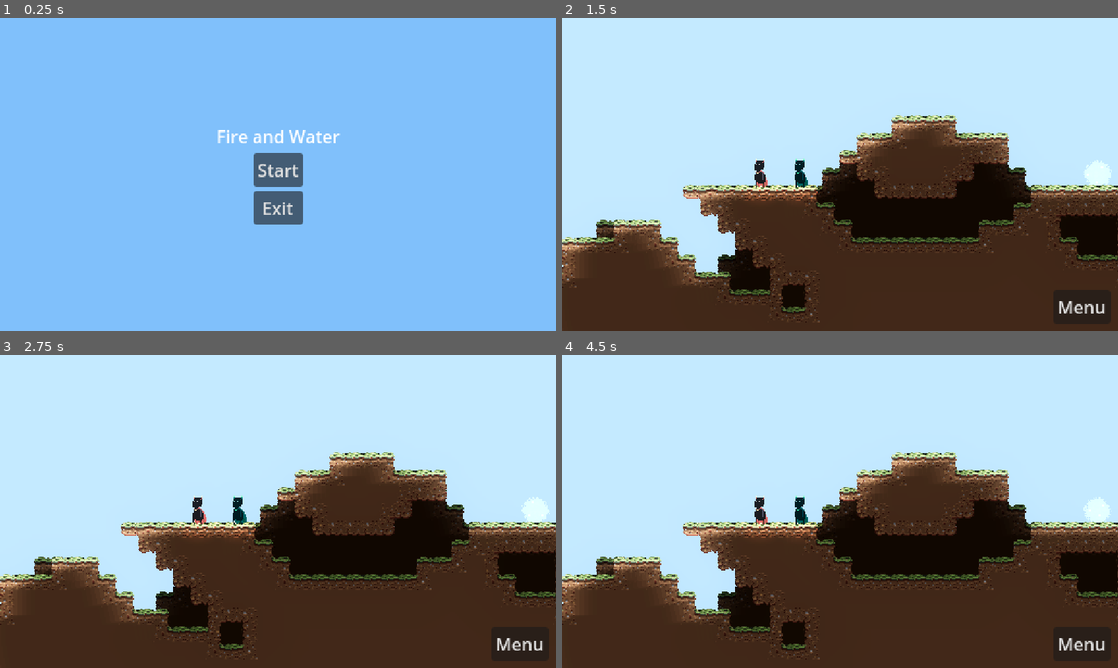
Above: before the commit, frames 1-4 (two rows, left to right).
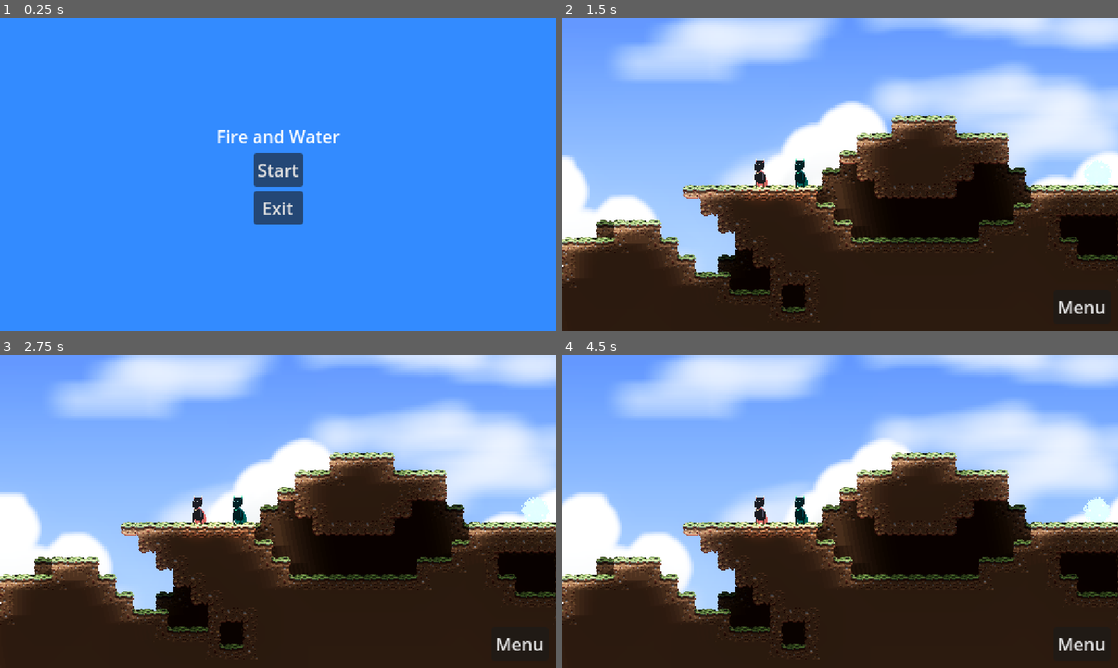
Above: after the commit, the same moments.

Repository: JohannesKoenig/fire-and-water
Game: Godot game, scene res://scenes/menu/main_menu.tscn
The game is run twice, just before and just after one commit, with the same random seed, the same clock (stepped at 60 frames per second) and the same inputs.
Inputs:
- Up to frame 1 (0.25 s): no input
- Up to frame 2 (1.5 s): click "Start" at 0.5 s
- Up to frame 3 (2.75 s): no input
- Up to frame 4 (4.5 s): click "Menu" at 2.75 s; click "Continue" at 3.5 s

The runs differ from the first frame. In frame 1, 100% of the frame differs, in the area x 0-100%, y 0-100%; in frame 2, 42%; in frame 3, 42%; in frame 4, 42%.

Commit message:
add parallax background

Diff:
--- a/game/project.godot
+++ b/game/project.godot
@@ -75,4 +75,4 @@
 [rendering]
 
 textures/canvas_textures/default_texture_filter=0
-environment/defaults/default_clear_color=Color(0.501961, 0.752941, 0.984314, 1)
+environment/defaults/default_clear_color=Color(0.2, 0.545098, 1, 1)
--- a/game/resources/tile_map_no_collision.tres
+++ b/game/resources/tile_map_no_collision.tres
@@ -1,112 +1,7 @@
-[gd_resource type="TileSet" load_steps=42 format=3 uid="uid://fwwvv2ohyb2n"]
+[gd_resource type="TileSet" load_steps=5 format=3 uid="uid://fwwvv2ohyb2n"]
 
 [ext_resource type="Texture2D" uid="uid://htcw5thwwq15" path="res://assets/tilesets/tileset_test.png" id="1_dxdfd"]
 [ext_resource type="Texture2D" uid="uid://b5ej2fpqmet1i" path="res://assets/tilesets/tileset_test_normal.png" id="2_1wd5r"]
-
-[sub_resource type="OccluderPolygon2D" id="OccluderPolygon2D_gejqx"]
-
-[sub_resource type="OccluderPolygon2D" id="OccluderPolygon2D_nqlfx"]
-
-[sub_resource type="OccluderPolygon2D" id="OccluderPolygon2D_h5boj"]
-polygon = PackedVector2Array(8, -8, 2.66667, -8, 2.66667, 8, 8, 8)
-
-[sub_resource type="OccluderPolygon2D" id="OccluderPolygon2D_0vfbn"]
-polygon = PackedVector2Array(8, -8, 8, -2.66667, -8, -2.66667, -8, -8)
-
-[sub_resource type="OccluderPolygon2D" id="OccluderPolygon2D_orjja"]
-polygon = PackedVector2Array(8, 8, 2.66667, 8, 2.66667, -8, 8, -8)
-
-[sub_resource type="OccluderPolygon2D" id="OccluderPolygon2D_mhkq8"]
-polygon = PackedVector2Array(8, 8, 8, 2.66667, -8, 2.66667, -8, 8)
-
-[sub_resource type="OccluderPolygon2D" id="OccluderPolygon2D_fyf5f"]
-
-[sub_resource type="OccluderPolygon2D" id="OccluderPolygon2D_tltln"]
-
-[sub_resource type="OccluderPolygon2D" id="OccluderPolygon2D_f0ky3"]
-polygon = PackedVector2Array(-8, -8, -2.66667, -8, -2.66667, 8, -8, 8)
-
-[sub_resource type="OccluderPolygon2D" id="OccluderPolygon2D_qab2u"]
-polygon = PackedVector2Array(8, 8, 8, 2.66667, -8, 2.66667, -8, 8)
-
-[sub_resource type="OccluderPolygon2D" id="OccluderPolygon2D_8fhbb"]
-polygon = PackedVector2Array(-8, 8, -2.66667, 8, -2.66667, -8, -8, -8)
-
-[sub_resource type="OccluderPolygon2D" id="OccluderPolygon2D_gxv36"]
-polygon = PackedVector2Array(8, -8, 8, -2.66667, -8, -2.66667, -8, -8)
-
-[sub_resource type="OccluderPolygon2D" id="OccluderPolygon2D_cnis8"]
-
-[sub_resource type="OccluderPolygon2D" id="OccluderPolygon2D_in8qq"]
-
-[sub_resource type="OccluderPolygon2D" id="OccluderPolygon2D_ahtop"]
-polygon = PackedVector2Array(2.66667, 8, 8, 8, 8, -8, -8, -8, -8, -2.66667, 2.66667, -2.66667)
-
-[sub_resource type="OccluderPolygon2D" id="OccluderPolygon2D_efysw"]
-polygon = PackedVector2Array(2.66667, -8, 8, -8, 8, 8, -8, 8, -8, 2.66667, 2.66667, 2.66667)
-
-[sub_resource type="OccluderPolygon2D" id="OccluderPolygon2D_iokaf"]
-polygon = PackedVector2Array(8, 8, 8, 2.66667, -2.66667, -8, -8, -8, -8, -2.66667, 2.66667, 8)
-
-[sub_resource type="OccluderPolygon2D" id="OccluderPolygon2D_3vyqf"]
-polygon = PackedVector2Array(-8, 8, -8, 2.66667, 2.66667, -8, 8, -8, 8, -2.66667, -2.66667, 8)
-
-[sub_resource type="OccluderPolygon2D" id="OccluderPolygon2D_y5ttn"]
-polygon = PackedVector2Array(-2.66667, 8, -8, 8, -8, -8, 8, -8, 8, -2.66667, -2.66667, -2.66667)
-
-[sub_resource type="OccluderPolygon2D" id="OccluderPolygon2D_efvor"]
-polygon = PackedVector2Array(-2.66667, -8, -8, -8, -8, 8, 8, 8, 8, 2.66667, -2.66667, 2.66667)
-
-[sub_resource type="OccluderPolygon2D" id="OccluderPolygon2D_u3lsh"]
-polygon = PackedVector2Array(-8, -8, 8, -8, 8, 8, -8, 8)
-
-[sub_resource type="OccluderPolygon2D" id="OccluderPolygon2D_of8kj"]
-polygon = PackedVector2Array(8, 2.66667, 2.66667, 2.66667, 2.66667, 8, 8, 8)
-
-[sub_resource type="OccluderPolygon2D" id="OccluderPolygon2D_ig2s8"]
-polygon = PackedVector2Array(8, -2.66667, 2.66667, -2.66667, 2.66667, -8, 8, -8)
-
-[sub_resource type="OccluderPolygon2D" id="OccluderPolygon2D_8ncy2"]
-polygon = PackedVector2Array(-8, 2.66667, -2.66667, 2.66667, -2.66667, 8, -8, 8)
-
-[sub_resource type="OccluderPolygon2D" id="OccluderPolygon2D_uyj1k"]
-polygon = PackedVector2Array(-8, -2.66667, -2.66667, -2.66667, -2.66667, -8, -8, -8)
-
-[sub_resource type="OccluderPolygon2D" id="OccluderPolygon2D_ufs4p"]
-polygon = PackedVector2Array(8, 2.66667, 2.66667, 2.66667, 2.66667, 8, 8, 8)
-
-[sub_resource type="OccluderPolygon2D" id="OccluderPolygon2D_pybap"]
-polygon = PackedVector2Array(8, -2.66667, 2.66667, -2.66667, 2.66667, -8, 8, -8)
-
-[sub_resource type="OccluderPolygon2D" id="OccluderPolygon2D_08x3g"]
-polygon = PackedVector2Array(-8, 2.66667, -2.66667, 2.66667, -2.66667, 8, -8, 8)
-
-[sub_resource type="OccluderPolygon2D" id="OccluderPolygon2D_8fg04"]
-polygon = PackedVector2Array(-8, -2.66667, -2.66667, -2.66667, -2.66667, -8, -8, -8)
-
-[sub_resource type="OccluderPolygon2D" id="OccluderPolygon2D_205ww"]
-polygon = PackedVector2Array(8, 2.66667, 2.66667, 2.66667, 2.66667, 8, 8, 8)
-
-[sub_resource type="OccluderPolygon2D" id="OccluderPolygon2D_62x3t"]
-polygon = PackedVector2Array(8, -2.66667, 2.66667, -2.66667, 2.66667, -8, 8, -8)
-
-[sub_resource type="OccluderPolygon2D" id="OccluderPolygon2D_sddqj"]
-polygon = PackedVector2Array(8, 2.66667, 2.66667, 2.66667, 2.66667, 8, 8, 8)
-
-[sub_resource type="OccluderPolygon2D" id="OccluderPolygon2D_cpk25"]
-polygon = PackedVector2Array(8, -2.66667, 2.66667, -2.66667, 2.66667, -8, 8, -8)
-
-[sub_resource type="OccluderPolygon2D" id="OccluderPolygon2D_13o2a"]
-polygon = PackedVector2Array(-8, 2.66667, -2.66667, 2.66667, -2.66667, 8, -8, 8)
-
-[sub_resource type="OccluderPolygon2D" id="OccluderPolygon2D_x2qc2"]
-polygon = PackedVector2Array(-8, -2.66667, -2.66667, -2.66667, -2.66667, -8, -8, -8)
-
-[sub_resource type="OccluderPolygon2D" id="OccluderPolygon2D_01qdj"]
-polygon = PackedVector2Array(-8, 2.66667, -2.66667, 2.66667, -2.66667, 8, -8, 8)
-
-[sub_resource type="OccluderPolygon2D" id="OccluderPolygon2D_6ufss"]
-polygon = PackedVector2Array(-8, -2.66667, -2.66667, -2.66667, -2.66667, -8, -8, -8)
 
 [sub_resource type="CanvasTexture" id="CanvasTexture_c4gpb"]
 diffuse_texture = ExtResource("1_dxdfd")
@@ -117,7 +12,6 @@
 0:0/0 = 0
 0:0/0/terrain_set = 0
 0:0/0/terrain = 0
-0:0/0/occlusion_layer_0/polygon = SubResource("OccluderPolygon2D_gejqx")
 0:0/0/physics_layer_0/linear_velocity = Vector2(0, 0)
 0:0/0/physics_layer_0/angular_velocity = 0.0
 0:0/0/physics_layer_0/polygon_0/points = PackedVector2Array(-4, -4, 8, -4, 8, 4, 4, 4, 4, 8, -4, 8)
@@ -126,7 +20,6 @@
 1:0/0 = 0
 1:0/0/terrain_set = 0
 1:0/0/terrain = 0
-1:0/0/occlusion_layer_0/polygon = SubResource("OccluderPolygon2D_fyf5f")
 1:0/0/physics_layer_0/linear_velocity = Vector2(0, 0)
 1:0/0/physics_layer_0/angular_velocity = 0.0
 1:0/0/physics_layer_0/polygon_0/points = PackedVector2Array(4, -4, -8, -4, -8, 4, -4, 4, -4, 8, 4, 8)
@@ -177,7 +70,6 @@
 8:0/0 = 0
 8:0/0/terrain_set = 0
 8:0/0/terrain = 0
-8:0/0/occlusion_layer_0/polygon = SubResource("OccluderPolygon2D_205ww")
 8:0/0/physics_layer_0/linear_velocity = Vector2(0, 0)
 8:0/0/physics_layer_0/angular_velocity = 0.0
 8:0/0/physics_layer_0/polygon_0/points = PackedVector2Array(-4, -4, 8, -4, 8, 8, -4, 8)
@@ -187,7 +79,6 @@
 9:0/0 = 0
 9:0/0/terrain_set = 0
 9:0/0/terrain = 0
-9:0/0/occlusion_layer_0/polygon = SubResource("OccluderPolygon2D_13o2a")
 9:0/0/physics_layer_0/linear_velocity = Vector2(0, 0)
 9:0/0/physics_layer_0/angular_velocity = 0.0
 9:0/0/physics_layer_0/polygon_0/points = PackedVector2Array(4, -4, -8, -4, -8, 8, 4, 8)
@@ -197,7 +88,6 @@
 0:1/0 = 0
 0:1/0/terrain_set = 0
 0:1/0/terrain = 0
-0:1/0/occlusion_layer_0/polygon = SubResource("OccluderPolygon2D_nqlfx")
 0:1/0/physics_layer_0/linear_velocity = Vector2(0, 0)
 0:1/0/physics_layer_0/angular_velocity = 0.0
 0:1/0/physics_layer_0/polygon_0/points = PackedVector2Array(-4, 4, 8, 4, 8, -4, 4, -4, 4, -8, -4, -8)
@@ -206,7 +96,6 @@
 1:1/0 = 0
 1:1/0/terrain_set = 0
 1:1/0/terrain = 0
-1:1/0/occlusion_layer_0/polygon = SubResource("OccluderPolygon2D_tltln")
 1:1/0/physics_layer_0/linear_velocity = Vector2(0, 0)
 1:1/0/physics_layer_0/angular_velocity = 0.0
 1:1/0/physics_layer_0/polygon_0/points = PackedVector2Array(4, 4, -8, 4, -8, -4, -4, -4, -4, -8, 4, -8)
@@ -215,7 +104,6 @@
 2:1/0 = 0
 2:1/0/terrain_set = 0
 2:1/0/terrain = 0
-2:1/0/occlusion_layer_0/polygon = SubResource("OccluderPolygon2D_in8qq")
 2:1/0/physics_layer_0/linear_velocity = Vector2(0, 0)
 2:1/0/physics_layer_0/angular_velocity = 0.0
 2:1/0/physics_layer_0/polygon_0/points = PackedVector2Array(4, -8, 4, 8, -4, 8, -4, -8)
@@ -262,7 +150,6 @@
 8:1/0 = 0
 8:1/0/terrain_set = 0
 8:1/0/terrain = 0
-8:1/0/occlusion_layer_0/polygon = SubResource("OccluderPolygon2D_62x3t")
 8:1/0/physics_layer_0/linear_velocity = Vector2(0, 0)
 8:1/0/physics_layer_0/angular_velocity = 0.0
 8:1/0/physics_layer_0/polygon_0/points = PackedVector2Array(-4, 4, 8, 4, 8, -8, -4, -8)
@@ -272,7 +159,6 @@
 9:1/0 = 0
 9:1/0/terrain_set = 0
 9:1/0/terrain = 0
-9:1/0/occlusion_layer_0/polygon = SubResource("OccluderPolygon2D_x2qc2")
 9:1/0/physics_layer_0/linear_velocity = Vector2(0, 0)
 9:1/0/physics_layer_0/angular_velocity = 0.0
 9:1/0/physics_layer_0/polygon_0/points = PackedVector2Array(4, 4, -8, 4, -8, -8, 4, -8)
@@ -282,7 +168,6 @@
 0:2/0 = 0
 0:2/0/terrain_set = 0
 0:2/0/terrain = 0
-0:2/0/occlusion_layer_0/polygon = SubResource("OccluderPolygon2D_h5boj")
 0:2/0/physics_layer_0/linear_velocity = Vector2(0, 0)
 0:2/0/physics_layer_0/angular_velocity = 0.0
 0:2/0/physics_layer_0/polygon_0/points = PackedVector2Array(-4, 8, 8, 8, 8, -8, -4, -8)
@@ -294,7 +179,6 @@
 1:2/0 = 0
 1:2/0/terrain_set = 0
 1:2/0/terrain = 0
-1:2/0/occlusion_layer_0/polygon = SubResource("OccluderPolygon2D_f0ky3")
 1:2/0/physics_layer_0/linear_velocity = Vector2(0, 0)
 1:2/0/physics_layer_0/angular_velocity = 0.0
 1:2/0/physics_layer_0/polygon_0/points = PackedVector2Array(4, 8, -8, 8, -8, -8, 4, -8)
@@ -306,7 +190,6 @@
 2:2/0 = 0
 2:2/0/terrain_set = 0
 2:2/0/terrain = 0
-2:2/0/occlusion_layer_0/polygon = SubResource("OccluderPolygon2D_ahtop")
 2:2/0/physics_layer_0/linear_velocity = Vector2(0, 0)
 2:2/0/physics_layer_0/angular_velocity = 0.0
 2:2/0/physics_layer_0/polygon_0/points = PackedVector2Array(-8, 4, -8, -8, 8, -8, 8, 8, -4, 8, -4, 4)
@@ -320,7 +203,6 @@
 3:2/0 = 0
 3:2/0/terrain_set = 0
 3:2/0/terrain = 0
-3:2/0/occlusion_layer_0/polygon = SubResource("OccluderPolygon2D_y5ttn")
 3:2/0/physics_layer_0/linear_velocity = Vector2(0, 0)
 3:2/0/physics_layer_0/angular_velocity = 0.0
 3:2/0/physics_layer_0/polygon_0/points = PackedVector2Array(8, 4, 8, -8, -8, -8, -8, 8, 4, 8, 4, 4)
@@ -334,7 +216,6 @@
 4:2/0 = 0
 4:2/0/terrain_set = 0
 4:2/0/terrain = 0
-4:2/0/occlusion_layer_0/polygon = SubResource("OccluderPolygon2D_of8kj")
 4:2/0/physics_layer_0/linear_velocity = Vector2(0, 0)
 4:2/0/physics_layer_0/angular_velocity = 0.0
 4:2/0/physics_layer_0/polygon_0/points = PackedVector2Array(-8, 4, -8, -4, 8, -4, 8, 8, -4, 8, -4, 4)
@@ -345,7 +226,6 @@
 5:2/0 = 0
 5:2/0/terrain_set = 0
 5:2/0/terrain = 0
-5:2/0/occlusion_layer_0/polygon = SubResource("OccluderPolygon2D_8ncy2")
 5:2/0/physics_layer_0/linear_velocity = Vector2(0, 0)
 5:2/0/physics_layer_0/angular_velocity = 0.0
 5:2/0/physics_layer_0/polygon_0/points = PackedVector2Array(8, 4, 8, -4, -8, -4, -8, 8, 4, 8, 4, 4)
@@ -356,7 +236,6 @@
 6:2/0 = 0
 6:2/0/terrain_set = 0
 6:2/0/terrain = 0
-6:2/0/occlusion_layer_0/polygon = SubResource("OccluderPolygon2D_ufs4p")
 6:2/0/physics_layer_0/linear_velocity = Vector2(0, 0)
 6:2/0/physics_layer_0/angular_velocity = 0.0
 6:2/0/physics_layer_0/polygon_0/points = PackedVector2Array(4, -8, -4, -8, -4, 8, 8, 8, 8, -4, 4, -4)
@@ -367,7 +246,6 @@
 7:2/0 = 0
 7:2/0/terrain_set = 0
 7:2/0/terrain = 0
-7:2/0/occlusion_layer_0/polygon = SubResource("OccluderPolygon2D_08x3g")
 7:2/0/physics_layer_0/linear_velocity = Vector2(0, 0)
 7:2/0/physics_layer_0/angular_velocity = 0.0
 7:2/0/physics_layer_0/polygon_0/points = PackedVector2Array(-4, -8, 4, -8, 4, 8, -8, 8, -8, -4, -4, -4)
@@ -378,7 +256,6 @@
 8:2/0 = 0
 8:2/0/terrain_set = 0
 8:2/0/terrain = 0
-8:2/0/occlusion_layer_0/polygon = SubResource("OccluderPolygon2D_sddqj")
 8:2/0/physics_layer_0/linear_velocity = Vector2(0, 0)
 8:2/0/physics_layer_0/angular_velocity = 0.0
 8:2/0/physics_layer_0/polygon_0/points = PackedVector2Array(-4, -8, 4, -8, 4, -4, 8, -4, 8, 8, -4, 8, -4, 4, -8, 4, -8, -4, -4, -4)
@@ -390,7 +267,6 @@
 9:2/0 = 0
 9:2/0/terrain_set = 0
 9:2/0/terrain = 0
-9:2/0/occlusion_layer_0/polygon = SubResource("OccluderPolygon2D_01qdj")
 9:2/0/physics_layer_0/linear_velocity = Vector2(0, 0)
 9:2/0/physics_layer_0/angular_velocity = 0.0
 9:2/0/physics_layer_0/polygon_0/points = PackedVector2Array(8, -4, 8, 4, 4, 4, 4, 8, -8, 8, -8, -4, -4, -4, -4, -8, 4, -8, 4, -4)
@@ -402,7 +278,6 @@
 0:3/0 = 0
 0:3/0/terrain_set = 0
 0:3/0/terrain = 0
-0:3/0/occlusion_layer_0/polygon = SubResource("OccluderPolygon2D_0vfbn")
 0:3/0/physics_layer_0/linear_velocity = Vector2(0, 0)
 0:3/0/physics_layer_0/angular_velocity = 0.0
 0:3/0/physics_layer_0/polygon_0/points = PackedVector2Array(8, 4, 8, -8, -8, -8, -8, 4)
@@ -414,7 +289,6 @@
 1:3/0 = 0
 1:3/0/terrain_set = 0
 1:3/0/terrain = 0
-1:3/0/occlusion_layer_0/polygon = SubResource("OccluderPolygon2D_qab2u")
 1:3/0/physics_layer_0/linear_velocity = Vector2(0, 0)
 1:3/0/physics_layer_0/angular_velocity = 0.0
 1:3/0/physics_layer_0/polygon_0/points = PackedVector2Array(-8, -4, -8, 8, 8, 8, 8, -4)
@@ -426,7 +300,6 @@
 2:3/0 = 0
 2:3/0/terrain_set = 0
 2:3/0/terrain = 0
-2:3/0/occlusion_layer_0/polygon = SubResource("OccluderPolygon2D_efysw")
 2:3/0/physics_layer_0/linear_velocity = Vector2(0, 0)
 2:3/0/physics_layer_0/angular_velocity = 0.0
 2:3/0/physics_layer_0/polygon_0/points = PackedVector2Array(-8, -4, -8, 8, 8, 8, 8, -8, -4, -8, -4, -4)
@@ -440,7 +313,6 @@
 3:3/0 = 0
 3:3/0/terrain_set = 0
 3:3/0/terrain = 0
-3:3/0/occlusion_layer_0/polygon = SubResource("OccluderPolygon2D_efvor")
 3:3/0/physics_layer_0/linear_velocity = Vector2(0, 0)
 3:3/0/physics_layer_0/angular_velocity = 0.0
 3:3/0/physics_layer_0/polygon_0/points = PackedVector2Array(8, -4, 8, 8, -8, 8, -8, -8, 4, -8, 4, -4)
@@ -454,7 +326,6 @@
 4:3/0 = 0
 4:3/0/terrain_set = 0
 4:3/0/terrain = 0
-4:3/0/occlusion_layer_0/polygon = SubResource("OccluderPolygon2D_ig2s8")
 4:3/0/physics_layer_0/linear_velocity = Vector2(0, 0)
 4:3/0/physics_layer_0/angular_velocity = 0.0
 4:3/0/physics_layer_0/polygon_0/points = PackedVector2Array(-8, -4, -8, 4, 8, 4, 8, -8, -4, -8, -4, -4)
@@ -465,7 +336,6 @@
 5:3/0 = 0
 5:3/0/terrain_set = 0
 5:3/0/terrain = 0
-5:3/0/occlusion_layer_0/polygon = SubResource("OccluderPolygon2D_uyj1k")
 5:3/0/physics_layer_0/linear_velocity = Vector2(0, 0)
 5:3/0/physics_layer_0/angular_velocity = 0.0
 5:3/0/physics_layer_0/polygon_0/points = PackedVector2Array(8, -4, 8, 4, -8, 4, -8, -8, 4, -8, 4, -4)
@@ -476,7 +346,6 @@
 6:3/0 = 0
 6:3/0/terrain_set = 0
 6:3/0/terrain = 0
-6:3/0/occlusion_layer_0/polygon = SubResource("OccluderPolygon2D_pybap")
 6:3/0/physics_layer_0/linear_velocity = Vector2(0, 0)
 6:3/0/physics_layer_0/angular_velocity = 0.0
 6:3/0/physics_layer_0/polygon_0/points = PackedVector2Array(4, 8, -4, 8, -4, -8, 8, -8, 8, 4, 4, 4)
@@ -487,7 +356,6 @@
 7:3/0 = 0
 7:3/0/terrain_set = 0
 7:3/0/terrain = 0
-7:3/0/occlusion_layer_0/polygon = SubResource("OccluderPolygon2D_8fg04")
 7:3/0/physics_layer_0/linear_velocity = Vector2(0, 0)
 7:3/0/physics_layer_0/angular_velocity = 0.0
 7:3/0/physics_layer_0/polygon_0/points = PackedVector2Array(-4, 8, 4, 8, 4, -8, -8, -8, -8, 4, -4, 4)
@@ -498,7 +366,6 @@
 8:3/0 = 0
 8:3/0/terrain_set = 0
 8:3/0/terrain = 0
-8:3/0/occlusion_layer_0/polygon = SubResource("OccluderPolygon2D_cpk25")
 8:3/0/physics_layer_0/linear_velocity = Vector2(0, 0)
 8:3/0/physics_layer_0/angular_velocity = 0.0
 8:3/0/physics_layer_0/polygon_0/points = PackedVector2Array(-8, 4, -8, -4, -4, -4, -4, -8, 8, -8, 8, 4, 4, 4, 4, 8, -4, 8, -4, 4)
@@ -510,7 +377,6 @@
 9:3/0 = 0
 9:3/0/terrain_set = 0
 9:3/0/terrain = 0
-9:3/0/occlusion_layer_0/polygon = SubResource("OccluderPolygon2D_6ufss")
 9:3/0/physics_layer_0/linear_velocity = Vector2(0, 0)
 9:3/0/physics_layer_0/angular_velocity = 0.0
 9:3/0/physics_layer_0/polygon_0/points = PackedVector2Array(4, 8, -4, 8, -4, 4, -8, 4, -8, -8, 4, -8, 4, -4, 8, -4, 8, 4, 4, 4)
@@ -522,7 +388,6 @@
 0:4/0 = 0
 0:4/0/terrain_set = 0
 0:4/0/terrain = 0
-0:4/0/occlusion_layer_0/polygon = SubResource("OccluderPolygon2D_orjja")
 0:4/0/physics_layer_0/linear_velocity = Vector2(0, 0)
 0:4/0/physics_layer_0/angular_velocity = 0.0
 0:4/0/physics_layer_0/polygon_0/points = PackedVector2Array(-8, 4, -8, -4, -4, -4, -4, -8, 8, -8, 8, 8, -4, 8, -4, 4)
@@ -535,7 +400,6 @@
 1:4/0 = 0
 1:4/0/terrain_set = 0
 1:4/0/terrain = 0
-1:4/0/occlusion_layer_0/polygon = SubResource("OccluderPolygon2D_8fhbb")
 1:4/0/physics_layer_0/linear_velocity = Vector2(0, 0)
 1:4/0/physics_layer_0/angular_velocity = 0.0
 1:4/0/physics_layer_0/polygon_0/points = PackedVector2Array(8, -4, 8, 4, 4, 4, 4, 8, -8, 8, -8, -8, 4, -8, 4, -4)
@@ -548,7 +412,6 @@
 2:4/0 = 0
 2:4/0/terrain_set = 0
 2:4/0/terrain = 0
-2:4/0/occlusion_layer_0/polygon = SubResource("OccluderPolygon2D_iokaf")
 2:4/0/physics_layer_0/linear_velocity = Vector2(0, 0)
 2:4/0/physics_layer_0/angular_velocity = 0.0
 2:4/0/physics_layer_0/polygon_0/points = PackedVector2Array(-8, -8, 4, -8, 4, -4, 8, -4, 8, 8, -4, 8, -4, 4, -8, 4)
@@ -561,7 +424,6 @@
 3:4/0 = 0
 3:4/0/terrain_set = 0
 3:4/0/terrain = 0
-3:4/0/occlusion_layer_0/polygon = SubResource("OccluderPolygon2D_u3lsh")
 3:4/0/physics_layer_0/linear_velocity = Vector2(0, 0)
 3:4/0/physics_layer_0/angular_velocity = 0.0
 3:4/0/physics_layer_0/polygon_0/points = PackedVector2Array(-8, -8, 8, -8, 8, 8, -8, 8)
@@ -576,7 +438,6 @@
 0:5/0 = 0
 0:5/0/terrain_set = 0
 0:5/0/terrain = 0
-0:5/0/occlusion_layer_0/polygon = SubResource("OccluderPolygon2D_mhkq8")
 0:5/0/physics_layer_0/linear_velocity = Vector2(0, 0)
 0:5/0/physics_layer_0/angular_velocity = 0.0
 0:5/0/physics_layer_0/polygon_0/points = PackedVector2Array(-4, -8, 4, -8, 4, -4, 8, -4, 8, 8, -8, 8, -8, -4, -4, -4)
@@ -589,7 +450,6 @@
 1:5/0 = 0
 1:5/0/terrain_set = 0
 1:5/0/terrain = 0
-1:5/0/occlusion_layer_0/polygon = SubResource("OccluderPolygon2D_gxv36")
 1:5/0/physics_layer_0/linear_velocity = Vector2(0, 0)
 1:5/0/physics_layer_0/angular_velocity = 0.0
 1:5/0/physics_layer_0/polygon_0/points = PackedVector2Array(4, 8, -4, 8, -4, 4, -8, 4, -8, -8, 8, -8, 8, 4, 4, 4)
@@ -602,7 +462,6 @@
 2:5/0 = 0
 2:5/0/terrain_set = 0
 2:5/0/terrain = 0
-2:5/0/occlusion_layer_0/polygon = SubResource("OccluderPolygon2D_3vyqf")
 2:5/0/physics_layer_0/linear_velocity = Vector2(0, 0)
 2:5/0/physics_layer_0/angular_velocity = 0.0
 2:5/0/physics_layer_0/polygon_0/points = PackedVector2Array(8, -8, 8, 4, 4, 4, 4, 8, -8, 8, -8, -4, -4, -4, -4, -8)
@@ -615,7 +474,6 @@
 2:0/0 = 0
 2:0/0/terrain_set = 0
 2:0/0/terrain = 0
-2:0/0/occlusion_layer_0/polygon = SubResource("OccluderPolygon2D_cnis8")
 2:0/0/physics_layer_0/linear_velocity = Vector2(0, 0)
 2:0/0/physics_layer_0/angular_velocity = 0.0
 2:0/0/physics_layer_0/polygon_0/points = PackedVector2Array(-8, -4, 8, -4, 8, 4, -8, 4)
@@ -623,7 +481,6 @@
 2:0/0/terrains_peering_bit/left_side = 0
 
 [resource]
-occlusion_layer_0/light_mask = 1
 physics_layer_0/collision_layer = 0
 physics_layer_0/collision_mask = 0
 terrain_set_0/mode = 0
--- a/game/scenes/levels/level.tscn
+++ b/game/scenes/levels/level.tscn
@@ -49,3 +49,5 @@
 tile_set = ExtResource("5_r41o2")
 
 [node name="TileMap" parent="." instance=ExtResource("4_f5mhp")]
+
+[node name="ParallaxBackground" type="ParallaxBackground" parent="."]
--- a/game/scenes/levels/level_1.tscn
+++ b/game/scenes/levels/level_1.tscn
@@ -1,10 +1,30 @@
-[gd_scene load_steps=4 format=3 uid="uid://ivxuqnc018vf"]
+[gd_scene load_steps=11 format=3 uid="uid://ivxuqnc018vf"]
 
 [ext_resource type="PackedScene" uid="uid://ej6lgkpbihc7" path="res://scenes/levels/level.tscn" id="1_enqyd"]
+[ext_resource type="Texture2D" uid="uid://c4ujglvswhjqo" path="res://assets/background_clouds.png" id="3_fwgfu"]
 [ext_resource type="Script" path="res://scripts/exit_finish_condition.gd" id="3_mqb13"]
+[ext_resource type="Texture2D" uid="uid://dmxy1mtl45ras" path="res://assets/clouds.png" id="4_aq10i"]
+[ext_resource type="Script" path="res://scripts/auto_scrolling_parallax_layer.gd" id="4_nnft6"]
 
 [sub_resource type="RectangleShape2D" id="RectangleShape2D_4w0u3"]
 size = Vector2(2246, 20)
+
+[sub_resource type="CanvasItemMaterial" id="CanvasItemMaterial_xwa4a"]
+light_mode = 1
+
+[sub_resource type="Gradient" id="Gradient_1hwux"]
+offsets = PackedFloat32Array(0.2, 0.552113)
+colors = PackedColorArray(0.223216, 0.438075, 1, 1, 0.662837, 0.827758, 1, 1)
+
+[sub_resource type="GradientTexture2D" id="GradientTexture2D_jt7sp"]
+gradient = SubResource("Gradient_1hwux")
+width = 2048
+height = 1152
+fill_to = Vector2(0, 1)
+metadata/_snap_enabled = true
+
+[sub_resource type="CanvasItemMaterial" id="CanvasItemMaterial_k4aoy"]
+light_mode = 1
 
 [node name="Level 1" instance=ExtResource("1_enqyd")]
 level_name = "Level 1"
@@ -32,7 +52,7 @@
 shape = SubResource("RectangleShape2D_4w0u3")
 
 [node name="CanvasModulate" parent="." index="6"]
-color = Color(0.388235, 0.388235, 0.388235, 1)
+color = Color(0.309804, 0.309804, 0.309804, 1)
 
 [node name="DirectionalLightShadows" parent="." index="8"]
 position = Vector2(2.08165e-12, 2.08165e-12)
@@ -57,3 +77,47 @@
 layer_0/modulate = Color(0.431373, 0.431373, 0.431373, 1)
 layer_0/navigation_enabled = false
 layer_1/tile_data = PackedInt32Array(1245211, 196608, 4, 1179675, 65536, 3, 1048603, 0, 3, 983067, 196608, 4, 917531, 1 …(20036 unchanged characters)…
+
+[node name="ParallaxLayer" type="ParallaxLayer" parent="ParallaxBackground" index="0"]
+motion_offset = Vector2(2.08165e-12, 2.08165e-12)
+motion_mirroring = Vector2(2048, 2.08165e-12)
+
+[node name="TextureRect" type="TextureRect" parent="ParallaxBackground/ParallaxLayer" index="0"]
+material = SubResource("CanvasItemMaterial_xwa4a")
+offset_top = -222.0
+offset_right = 2048.0
+offset_bottom = 930.0
+texture = SubResource("GradientTexture2D_jt7sp")
+
+[node name="BackgroundClouds" type="ParallaxLayer" parent="ParallaxBackground" index="1"]
+motion_scale = Vector2(0.2, 0.2)
+motion_mirroring = Vector2(1024, 2.08165e-12)
+
+[node name="TextureRect" type="TextureRect" parent="ParallaxBackground/BackgroundClouds" index="0"]
+material = SubResource("CanvasItemMaterial_k4aoy")
+offset_top = -140.0
+offset_right = 1024.0
+offset_bottom = 436.0
+texture = ExtResource("3_fwgfu")
+stretch_mode = 1
+
+[node name="Clouds" type="ParallaxLayer" parent="ParallaxBackground" index="2"]
+motion_scale = Vector2(0.6, 0.6)
+motion_mirroring = Vector2(1024, 2.08165e-12)
+script = ExtResource("4_nnft6")
+velocity = Vector2(10, 2.08165e-12)
+
+[node name="TextureRect" type="TextureRect" parent="ParallaxBackground/Clouds" index="0"]
+material = SubResource("CanvasItemMaterial_k4aoy")
+offset_left = 2.0
+offset_top = -140.0
+offset_right = 1026.0
+offset_bottom = 436.0
+texture = ExtResource("4_aq10i")
+stretch_mode = 1
+
+[node name="Foliage" type="ParallaxLayer" parent="ParallaxBackground" index="3"]
+
+[node name="TextureRect" type="TextureRect" parent="ParallaxBackground/Foliage" index="0"]
+offset_right = 40.0
+offset_bottom = 40.0
--- /dev/null
+++ b/game/scripts/auto_scrolling_parallax_layer.gd
@@ -0,0 +1,11 @@
+class_name AutoScrollingParallaxLayer extends ParallaxLayer
+
+@export var velocity: Vector2
+# only works for positive scrolling directions
+
+func _process(delta):
+	motion_offset += velocity * delta
+	if motion_offset.x >= motion_mirroring.x:
+		motion_offset.x -= motion_mirroring.x
+	if motion_offset.y >= motion_mirroring.y:
+		motion_offset.y -= motion_mirroring.y
Binary file added: game/assets/background_clouds.png
Not shown, added: game/assets/background_clouds.png.import
Binary file added: game/assets/clouds.png
Not shown, added: game/assets/clouds.png.import
Binary file added: game/assets/sky_texture.png
Not shown, added: game/assets/sky_texture.png.import
Not shown, added: asset_projects/aseprite/sky_texture.aseprite
